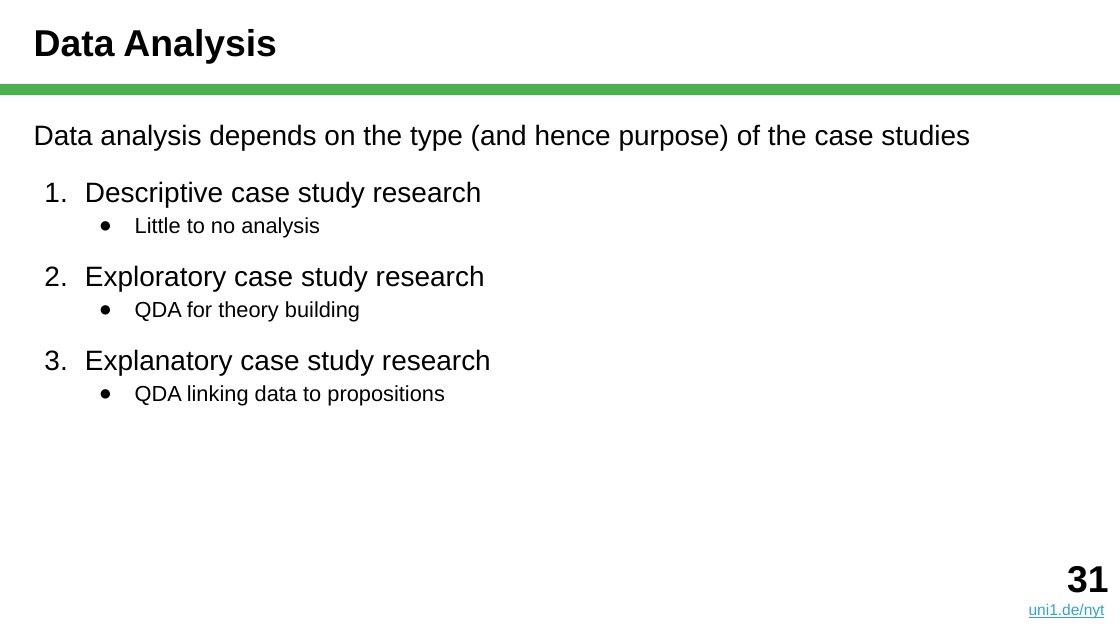
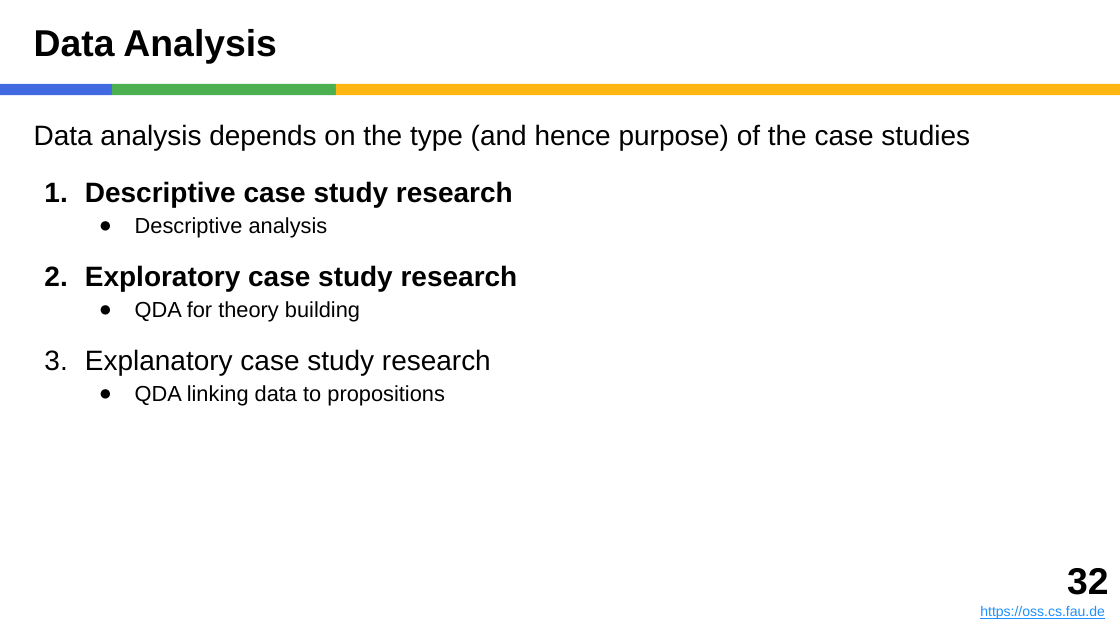
Before and after one commit to dirkriehle/nyt-course, a slide deck: slide 32 of Lecture slides/NYT C05 - Case Study Research.pptx (slide 31 before the commit). Drawn at 1120x630 pixels with LibreOffice and Linux fonts; fonts in the diff are those of the drawing. Boxes give left, top, right and bottom in pixels: in the first picture for what was removed or moved away, otherwise in the second. Text is boxed around its words. In the diff, an @@ line names an element or a change of style, - is before the commit and + after.

```diff
--- a/Lecture slides/NYT C05 - Case Study Research.pptx
+++ b/Lecture slides/NYT C05 - Case Study Research.pptx
@@ rectangle added at (0, 84, 112, 95), fill #4169E1 @@
@@ rectangle added at (112, 84, 336, 95), fill #4CAF50 @@
@@ rectangle: place and size @@
-rectangle at (0, 84, 1120, 95)
+rectangle at (336, 84, 1120, 95)
@@ rectangle at (336, 84, 1120, 95): fill #4CAF50 to #FEB612 @@
@@ text at (85, 181, 518, 291): bold on in "Descriptive case study research", "Exploratory case study research" @@
@@ text at (135, 217, 328, 238): text changed @@
-  ● Little to no analysis
+  ● Descriptive analysis
@@ text added at (980, 568, 1108, 619), 9 pt, text #1E90FF, underline @@
+32
+https://oss.cs.fau.de
@@ text removed at (1029, 566, 1108, 619) @@
-31
-uni1.de/nyt
```
Also in this commit, not shown: 43 other slides changed, 1 slide added, 3 other files.
